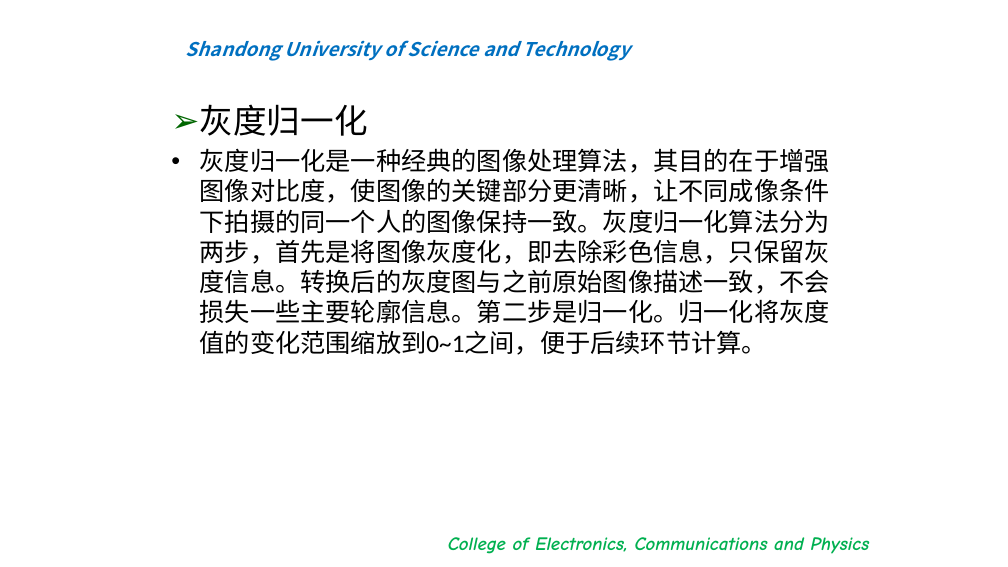
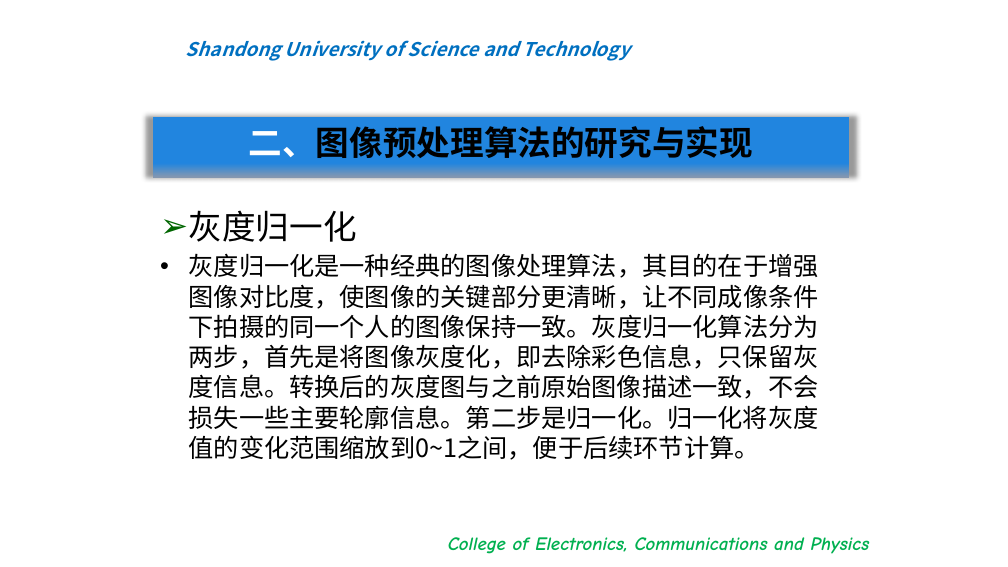
Before and after one commit to bigflyboy/biyelunwen, a slide deck: slide 16 of 王志远毕业答辩.pptx (slide 17 before the commit). Drawn at 1008x567 pixels with LibreOffice and Linux fonts; fonts in the diff are those of the drawing; background and template pictures are left out. Boxes give left, top, right and bottom in pixels: in the first picture for what was removed or moved away, otherwise in the second. Text is boxed around its words. In the diff, an @@ line names an element or a change of style, - is before the commit and + after.

```diff
--- a/王志远毕业答辩.pptx
+++ b/王志远毕业答辩.pptx
@@ rectangle added at [153, 117, 849, 178], fill gradient #2185DF to #8497B0 @@
@@ text added at [249, 126, 753, 158], 32 pt, text #000000, bold @@
+二、图像预处理算法的研究与实现
@@ text "灰度归一化": place and size @@
-text "灰度归一化" at [200, 104, 830, 355]
+text "灰度归一化" at [189, 210, 819, 460]
@@ text at [189, 253, 819, 460]: font Calibri to Noto Sans CJK SC @@
```
Also in this commit, not shown: 4 other slides changed, 1 slide added, 1 slide removed, 4 other files.
